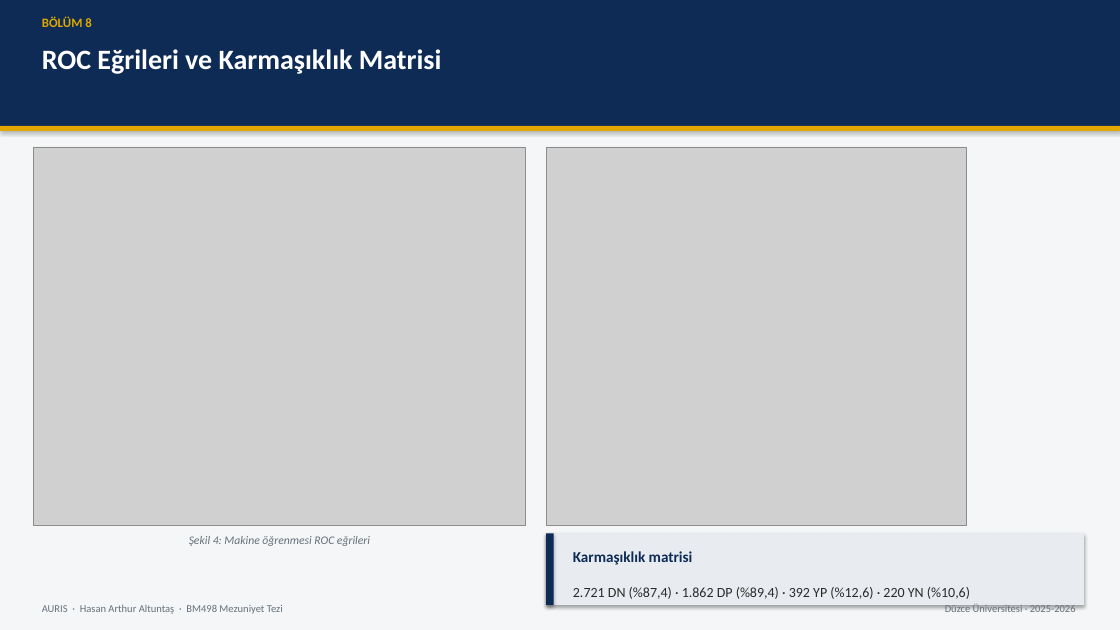
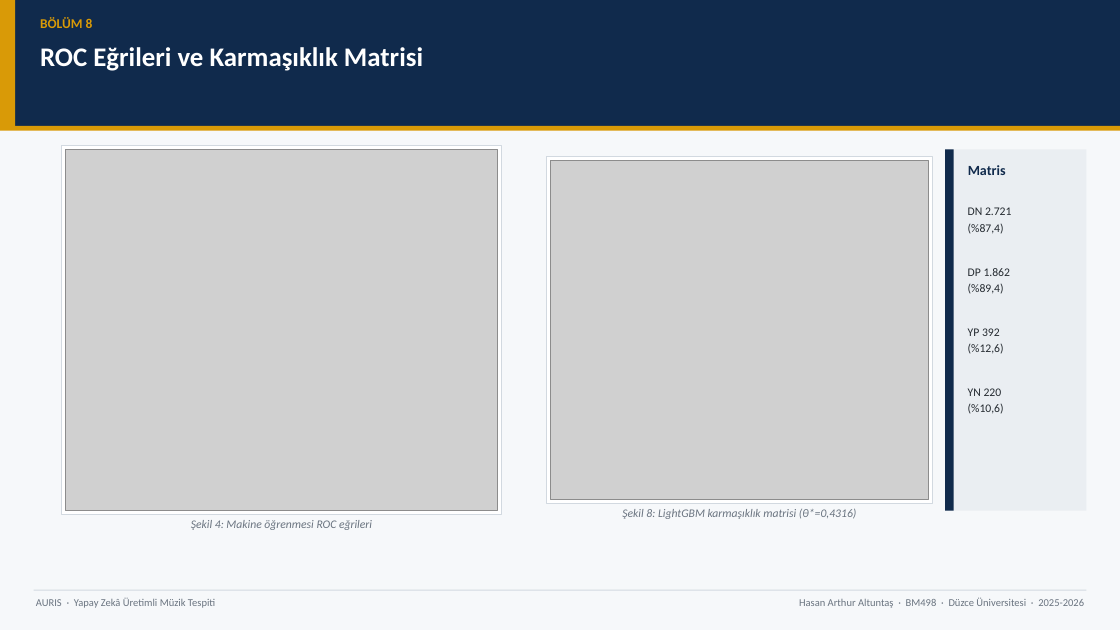
Before and after one commit to Rtur2003/CrownCode, a slide deck: slide 37 of docs/academic/TeslimEdilecekler/Sunumlar/AURIS_Tum_Sunumlar_Birlesik.pptx. Drawn at 1120x630 pixels with LibreOffice and Linux fonts; fonts in the diff are those of the drawing; grey boxes stand for pictures. Boxes give left, top, right and bottom in pixels: in the first picture for what was removed or moved away, otherwise in the second. Text is boxed around its words. In the diff, an @@ line names an element or a change of style, - is before the commit and + after.

Commit message:
Update presentation files and modify footer text in sunum_lib.py for clarity

```diff
--- a/docs/academic/TeslimEdilecekler/Sunumlar/AURIS_Tum_Sunumlar_Birlesik.pptx
+++ b/docs/academic/TeslimEdilecekler/Sunumlar/AURIS_Tum_Sunumlar_Birlesik.pptx
@@ background #F4F6F8 to #F6F8FA @@
@@ rectangle at (x1=0, y1=0, x2=1120, y2=126): fill #0D2B55 to #102A4C; shadow off @@
@@ rectangle added at (x1=0, y1=0, x2=15, y2=126), fill #D99A07 @@
@@ text "BÖLÜM 8" at (x1=40, y1=17, x2=93, y2=28): size 11 to 11.5 pt, text colour #E0A800 to #D99A07 @@
@@ text "ROC Eğrileri ve Karmaşıklık Matrisi" at (x1=40, y1=47, x2=423, y2=71): size 24 to 23 pt @@
@@ rectangle at (x1=0, y1=126, x2=1120, y2=131): fill #E0A800 to #D99A07; shadow off @@
@@ rectangle added at (x1=61, y1=145, x2=502, y2=515), fill #FFFFFF, outline #D2D9E0 0.75 pt @@
@@ picture resized from (x1=34, y1=147, x2=525, y2=525) to (x1=66, y1=150, x2=497, y2=511) @@
@@ rectangle added at (x1=546, y1=157, x2=933, y2=504), fill #FFFFFF, outline #D2D9E0 0.75 pt @@
@@ picture resized from (x1=546, y1=147, x2=966, y2=525) to (x1=550, y1=161, x2=928, y2=500) @@
@@ rectangle added at (x1=945, y1=150, x2=1086, y2=511), fill #EAEEF2 @@
@@ rectangle added at (x1=945, y1=150, x2=954, y2=511), fill #102A4C @@
@@ text added at (x1=968, y1=165, x2=1006, y2=175), 12 pt, text #102A4C, bold @@
+Matris
@@ text at (x1=968, y1=207, x2=1012, y2=414): text changed; size 12 to 10 pt; text colour #2A2A2A to #242A30 @@
-2.721 DN (%87,4) · 1.862 DP (%89,4) · 392 YP (%12,6) · 220 YN (%10,6)
+DN 2.721
+(%87,4)
+DP 1.862
+(%89,4)
+YP 392
+(%12,6)
+YN 220
+(%10,6)
@@ text added at (x1=622, y1=509, x2=857, y2=519), 10 pt, text #6A7480, italic @@
+Şekil 8: LightGBM karmaşıklık matrisi (θ*=0,4316)
@@ text "Şekil 4: Makine öğrenmesi ROC ..." moved from (x1=189, y1=536, x2=370, y2=546) to (x1=191, y1=520, x2=372, y2=530) @@
@@ text "Şekil 4: Makine öğrenmesi ROC ..." at (x1=191, y1=520, x2=372, y2=530): text colour #66707A to #6A7480 @@
@@ rectangle removed at (x1=546, y1=534, x2=1084, y2=605) @@
@@ rectangle removed at (x1=546, y1=534, x2=554, y2=605) @@
@@ text removed at (x1=573, y1=551, x2=693, y2=565) @@
-Karmaşıklık matrisi
@@ rectangle added at (x1=34, y1=590, x2=1086, y2=591), fill #D2D9E0 @@
@@ text added at (x1=36, y1=598, x2=215, y2=608), 9 pt, text #6A7480 @@
+AURIS · Yapay Zekâ Üretimli Müzik Tespiti
@@ text at (x1=799, y1=597, x2=1084, y2=608): text changed; text colour #66707A to #6A7480 @@
-Düzce Üniversitesi · 2025-2026
+Hasan Arthur Altuntaş · BM498 · Düzce Üniversitesi · 2025-2026
@@ text removed at (x1=42, y1=605, x2=283, y2=614) @@
-AURIS · Hasan Arthur Altuntaş · BM498 Mezuniyet Tezi
```
Also in this commit, not shown: 44 other slides changed, 3 other files.
